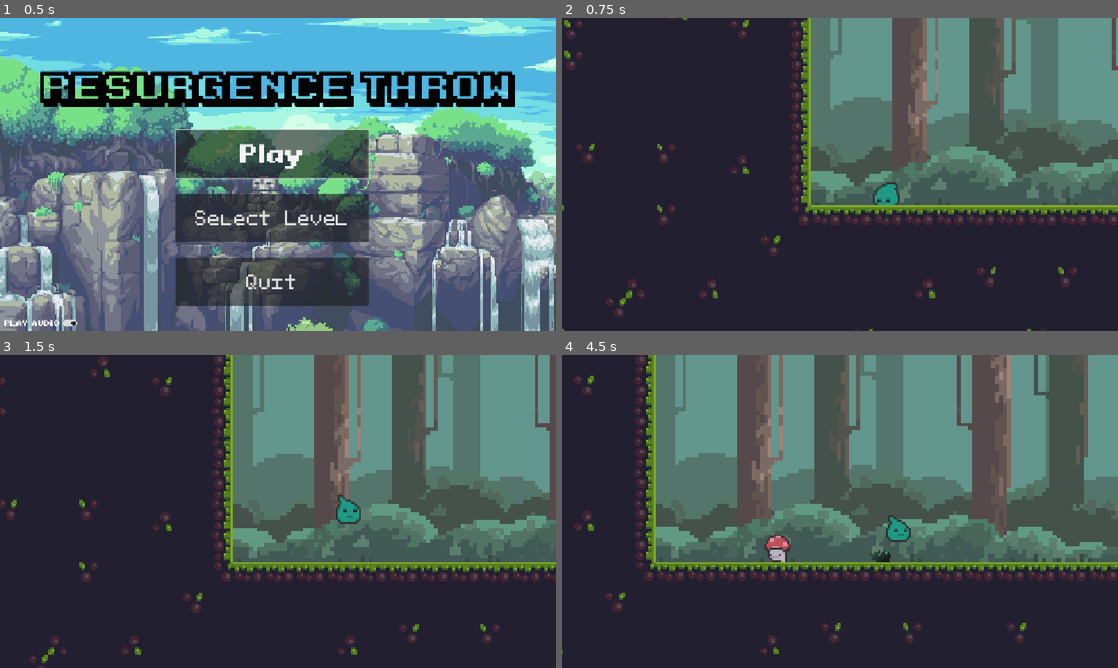
Above: before the commit, frames 1-4 (two rows, left to right).
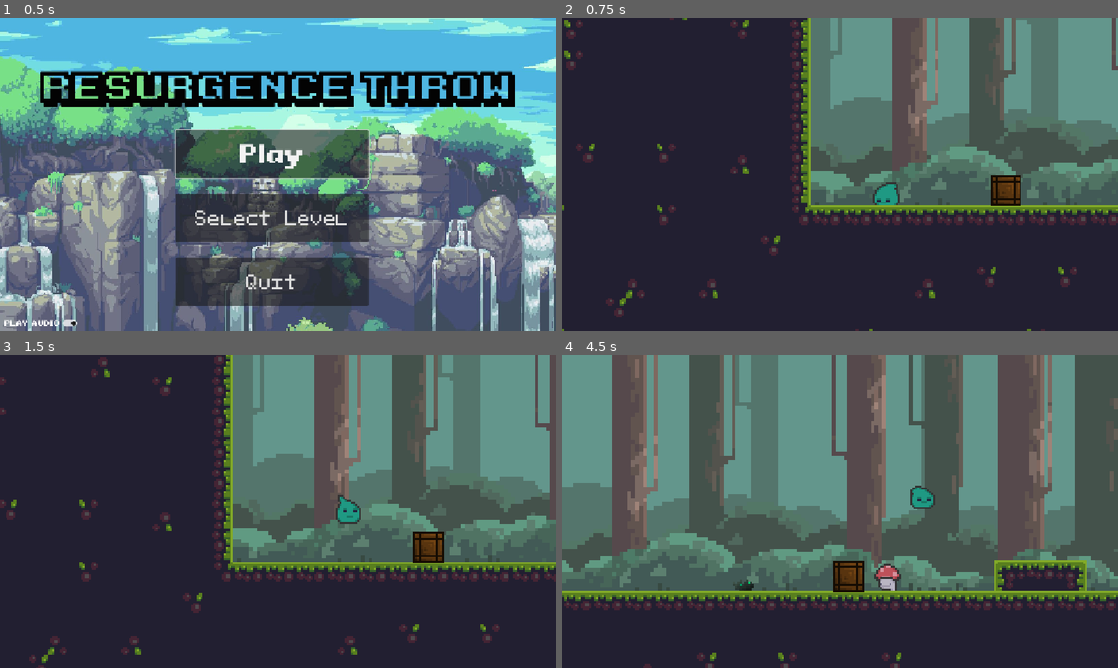
Above: after the commit, the same moments.

Repository: whatEclipse/REsurgence-THrow
Game: Godot game, scene res://scenes/menus/main_menu.tscn
Same seed, same stepped clock (60 frames per second), same inputs: the game is played once before the commit and once after it.
Inputs (mouse positions are in pixels of both pictures, inside the frame that each line leads up to):
- Up to frame 1 (0.5 s): no input
- Up to frame 2 (0.75 s): click "Play" at 0.5 s
- Up to frame 3 (1.5 s): tap Enter (ui_accept) at 1.25 s; move the mouse to (400, 495) at 1.27 s; hold D (right) from 1.28 s (still down); tap Alt at 1.35 s; click (400, 495) at 1.42 s
- Up to frame 4 (4.5 s): tap Enter (ui_accept) at 1.52, 2.27, 3.77 s; move the mouse to (728, 527) at 2.02 s; tap Shift at 2.1, 3.6 s; move the mouse to (895, 442) at 2.77 s; release D (right) at 2.78 s; hold A (left) 2.78-3.53 s; tap Alt at 2.85, 4.35 s; move the mouse to (812, 574) at 3.52 s; hold D (right) from 3.53 s (still down); click (812, 574) at 3.67 s; move the mouse to (1006, 558) at 4.27 s

Frame 1 is identical in both runs. In frame 2, 0.5% of the frame differs, in the area x 77-83%, y 50-60%; in frame 3, 0.6%; in frame 4, 64%, in the area x 0-100%, y 0-100%.

Commit message:
box prototype

Diff:
--- a/levels/level_1.tscn
+++ b/levels/level_1.tscn
@@ -8,6 +8,7 @@
 [ext_resource type="PackedScene" uid="uid://bues4n1ohyg7a" path="res://scenes/functions/killzone.tscn" id="4_kx6l7"]
 [ext_resource type="PackedScene" uid="uid://cppl13vbl5a10" path="res://scenes/backgrounds/forest_bg.tscn" id="5_n46q3"]
 [ext_resource type="PackedScene" uid="uid://dbrg26dcbv0hg" path="res://scenes/backgrounds/lava_bg.tscn" id="7_gwceb"]
+[ext_resource type="PackedScene" uid="uid://cj01yx4redwen" path="res://scenes/functions/box.tscn" id="9_3sk1a"]
 
 [sub_resource type="TileSetAtlasSource" id="TileSetAtlasSource_52xoc"]
 texture = ExtResource("1_bswci")
@@ -193,3 +194,6 @@
 offset_transform_scale = Vector2(4, 4)
 
 [node name="Game" parent="." unique_id=818478358 instance=ExtResource("1_n46q3")]
+
+[node name="Box" parent="." unique_id=1993734363 instance=ExtResource("9_3sk1a")]
+position = Vector2(85, 4)
--- a/levels/level_5.tscn
+++ b/levels/level_5.tscn
@@ -12,7 +12,7 @@
 [ext_resource type="PackedScene" uid="uid://cvpewpirfjwnt" path="res://scenes/functions/lava_pool.tscn" id="10_cicrg"]
 [ext_resource type="PackedScene" uid="uid://b30xmi50drdro" path="res://scenes/entities/coin.tscn" id="11_86l0o"]
 [ext_resource type="PackedScene" uid="uid://blc6crh0dw2j1" path="res://scenes/functions/lava_flow.tscn" id="12_4pmw3"]
-[ext_resource type="PackedScene" uid="uid://bm4v6cvh35s14" path="res://scenes/entities/fly_enemy.tscn" id="13_gci8k"]
+[ext_resource type="PackedScene" uid="uid://cj01yx4redwen" path="res://scenes/functions/box.tscn" id="13_gci8k"]
 
 [sub_resource type="TileSetAtlasSource" id="TileSetAtlasSource_cynta"]
 texture = ExtResource("2_cicrg")
@@ -411,5 +411,6 @@
 [node name="Coin2" parent="." unique_id=104011262 instance=ExtResource("11_86l0o")]
 position = Vector2(217, 8)
 
-[node name="Enemy2" parent="." unique_id=479615657 instance=ExtResource("13_gci8k")]
-position = Vector2(91, -33)
+[node name="Box" parent="." unique_id=1993734363 instance=ExtResource("13_gci8k")]
+position = Vector2(119, 9)
+can_sleep = false
--- a/project.godot
+++ b/project.godot
@@ -34,6 +34,7 @@
 [global_group]
 
 player=""
+pushable=""
 
 [input]
 
--- /dev/null
+++ b/scenes/functions/box.tscn
@@ -0,0 +1,32 @@
+[gd_scene format=3 uid="uid://cj01yx4redwen"]
+
+[ext_resource type="Texture2D" uid="uid://yrts44hmn544" path="res://assets/mechanics/Box.png" id="1_rtht0"]
+
+[sub_resource type="AtlasTexture" id="AtlasTexture_rg1h1"]
+atlas = ExtResource("1_rtht0")
+region = Rect2(0, 0, 16, 16)
+
+[sub_resource type="SpriteFrames" id="SpriteFrames_flrxc"]
+animations = [{
+"frames": [{
+"duration": 1.0,
+"texture": SubResource("AtlasTexture_rg1h1")
+}],
+"loop": 0,
+"name": &"default",
+"speed": 5.0
+}]
+
+[sub_resource type="RectangleShape2D" id="RectangleShape2D_r8b4n"]
+size = Vector2(16, 16)
+
+[node name="Box" type="RigidBody2D" unique_id=1993734363 groups=["pushable"]]
+inertia = 0.5
+lock_rotation = true
+
+[node name="AnimatedSprite2D" type="AnimatedSprite2D" parent="." unique_id=1534337701]
+sprite_frames = SubResource("SpriteFrames_flrxc")
+autoplay = "default"
+
+[node name="CollisionShape2D" type="CollisionShape2D" parent="." unique_id=1325719199]
+shape = SubResource("RectangleShape2D_r8b4n")
--- a/scripts/entities/mushroom_enemy.gd
+++ b/scripts/entities/mushroom_enemy.gd
@@ -29,7 +29,6 @@
 
 	position.x += direction * SPEED * delta
 
-
 func _on_jump_on_body_entered(body: Node2D) -> void:
 		if body.has_method("jumpOn"):
 			body.jumpOn()
--- a/scripts/entities/player.gd
+++ b/scripts/entities/player.gd
@@ -6,6 +6,7 @@
 const SPEED = 100.0
 const JUMP_VELOCITY = -170.0
 var isDying = false
+var push_force = 30
 
 var start_position: Vector2
 
@@ -46,6 +47,12 @@
 
 		move_and_slide()
 
+
+	for i in get_slide_collision_count():
+		var c = get_slide_collision(i)
+		if c.get_collider().is_in_group("pushable"):
+			c.get_collider().apply_central_impulse(-c.get_normal() * push_force)
+
 func die():
 	velocity = Vector2.ZERO
 	if isDying:
--- a/scripts/functions/game_data.gd
+++ b/scripts/functions/game_data.gd
@@ -50,3 +50,8 @@
 
 func play_next_level() -> void:
 	play_level(get_current_level() + 1)
+
+
+func _physics_process(delta: float) -> void:
+	if Input.is_action_just_pressed("respawn"):
+		get_tree().reload_current_scene()
Binary file added: assets/mechanics/Box.png
Not shown, added: assets/mechanics/Box.png.import
